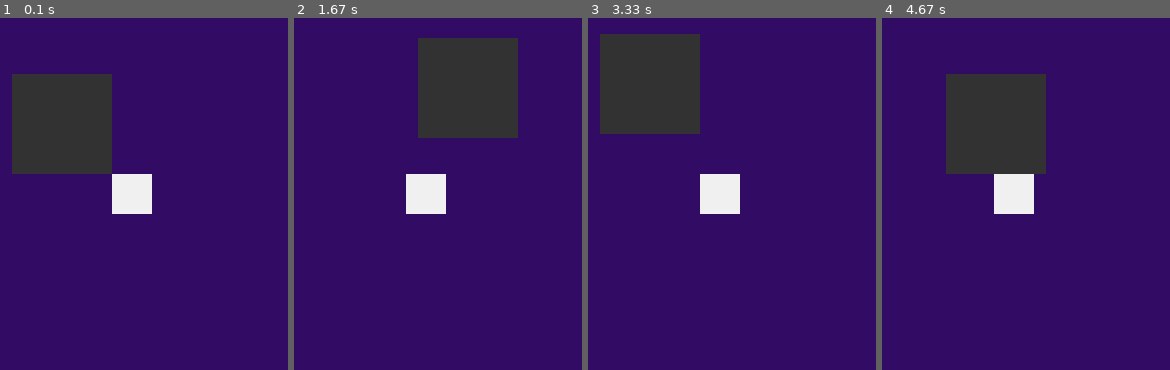
Above: before the commit, frames 1-4 (left to right).
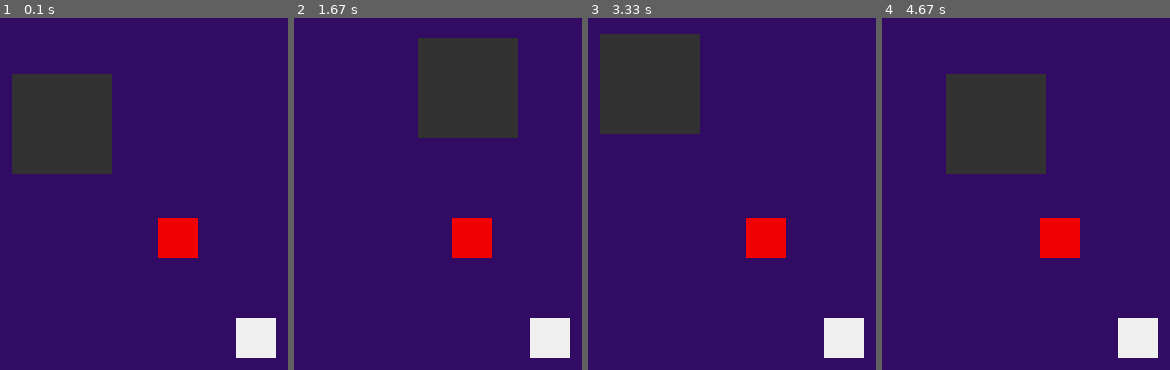
Above: after the commit, the same moments.

Repository: finnstamer/pygameInformatik
Game: pygame game, started from game.py
Same seed, same stepped clock (60 frames per second), same inputs: the game is played once before the commit and once after it.
Inputs:
- Up to frame 1 (0.1 s): no input
- Up to frame 2 (1.67 s): hold Right 0.33-0.8 s; hold Up 0.83-1.13 s; hold Right 1.17-1.63 s
- Up to frame 3 (3.33 s): hold Left 1.67-2.2 s; hold Down 2.23-2.53 s; hold Left 2.57-2.97 s; hold Up from 3 s (still down)
- Up to frame 4 (4.67 s): release Up at 3.37 s; hold Right 3.4-4.03 s; hold Down 4.07-4.43 s; hold Left from 4.47 s (still down)

The runs differ from the first frame. In frame 1, 4.7% of the frame differs, in the area x 38-96%, y 44-97%; in frame 2, 4.7%; in frame 3, 4.7%; in frame 4, 4.7%.

Commit message:
Introduced Groups of GameObjects
Function to get the nearest object in a group to a specific Vector

Diff:
--- a/base/object/GameObject.py
+++ b/base/object/GameObject.py
@@ -1,6 +1,9 @@
 from __future__ import annotations
-from typing import Tuple;
+from typing import Tuple
+from base.object.Rectangle import Rectangle;
+from settings import screen
 import pygame
+
 class GameObject():
     def __init__(self) -> None:
 
@@ -14,11 +17,12 @@
         #Internal properties
         self.solid = False
 
-    def draw(self, surface: pygame.Surface):
-        pygame.draw.rect(surface, self.color, self.rect)
+    def draw(self):
+        pygame.draw.rect(screen, self.color, self.rect)
 
     def updateRect(self):
         self.rect = pygame.Rect(self.pos.x, self.pos.y, self.width, self.height)
+        self.cRect = Rectangle().byRect(self.rect)
 
     def distanceTo(self, obj: GameObject):
         return self.pos.distance_to(obj.pos)
@@ -41,6 +45,5 @@
     def editPosBy(self, x=0, y=0):
         self.updatePos(self.getPos(x, y))
 
-
     def collidesWith(self, obj: GameObject) -> bool:
         pass
--- a/base/object/Group.py
+++ b/base/object/Group.py
@@ -1,24 +1,51 @@
+import typing
 import pygame
 from typing import Generic, List, TypeVar
+
 from base.object.GameObject import GameObject
 
-O = TypeVar('O', GameObject)
+O = TypeVar('O', bound=GameObject)
 
+# Works as manager and factory of GameObjects
 class Group(Generic[O]):
-    def __init__(self) -> None:
+    def __init__(self, name: str, constructor: O) -> None:
+        self.name = name
+        self.constructor = constructor
         self.objects: List[O] = []
 
-    def add(self, obj: O):
-        self.objects.append(obj)
+    def add(self, *obj: O):
+        self.objects = self.objects + list(obj)
+        return self
+
+    def draw(self):
+        for obj in self.objects:
+            obj.draw()
+        return self
 
     def remove(self, obj):
         self.objects.remove(obj)
+        return self
 
     def length(self):
         return len(self.objects)
 
+    def create(self, *args) -> O:
+        instance = self.constructor(args)
+        self.add(instance)
+        return
+
+    def applyOnEach(self, apply: typing.Callable):
+        for i in range(self.length()):
+            self.objects[i] = apply(self.objects[i])
+        return self
+
+    def indexOf(self, obj: O):
+        return self.objects.index(obj)
+
     def nearest(self, pos: pygame.math.Vector2) -> O:
-        pass
+        if self.length() == 0:
+            raise pygame.error(f"Group for {self.name} cannot check for nearest object. List is empty.")
+        return sorted(self.objects, key=lambda obj: obj.pos.distance_to(pos))[0]
 
     def colliding(self, pos: pygame.Vector2) -> List[O]:
         pass
--- a/base/object/Rectangle.py
+++ b/base/object/Rectangle.py
@@ -10,6 +10,7 @@
         self.lowerRight = default
         self.topLine = 0
         self.leftLine = 0
+        self.center = default
 
         self.corners = []
         self.area = 0
@@ -22,6 +23,7 @@
         self.lowerRight = pygame.Vector2(rect.bottomright)
         self.topLine = self.upperRight.x - self.upperLeft.x
         self.leftLine = self.lowerLeft.y - self.upperLeft.y
+        self.center = pygame.Vector2((self.upperLeft.x + self.upperRight.x) / 2, (self.lowerLeft.y + self.upperLeft.y) / 2)
 
         self.corners = [self.upperLeft, self.upperRight, self.lowerLeft, self.lowerRight]
         self.area = self.topLine * self.leftLine
--- a/game.py
+++ b/game.py
@@ -1,5 +1,7 @@
 import pygame
+import settings
 from pygame.constants import K_ESCAPE, K_LEFT, K_RIGHT
+from base.object.Group import Group
 from base.object.Rectangle import Rectangle
 from base.object.collision import Collision
 from base.player.Keys import Keys
@@ -17,13 +19,23 @@
 
 clock = pygame.time.Clock()
 player = Player()
-wall = Wall()
 keys = Keys()
 
 collision = Collision()
+
+wall1 = Wall()
+wall2 = Wall()
+wallGroup = Group[Wall]('walls', Wall).add(wall1, wall2)
+
+
+def setWallToWhite(wall):
+    wall.color = (240, 240, 240)
+    return wall
+
 while not done:
     clock.tick(60)
     done = pygame.key.get_pressed()[K_ESCAPE]
+    screen.fill(pygame.Color(50, 12, 100));
 
     for event in pygame.event.get():
         if event.type == pygame.KEYDOWN:
@@ -32,14 +44,21 @@
             keys.updateControlsReleased(event.key)
 
     player.move(keys)
-    screen.fill(pygame.Color(50, 12, 100));
-    wall.draw(screen)
-    player.draw(screen)
+    player.draw()
 
-    playerRec = Rectangle().byRect(player.rect)
-    wallRec = Rectangle().byRect(wall.rect)
-    collided = collision.check(wallRec, playerRec)
-    if collided:
-        pygame.draw.rect(screen, (250, 0, 0), collision.collisionRect)
+    wallGroup.applyOnEach(apply=setWallToWhite)
+
+    nearest = wallGroup.nearest(player.cRect.center)
+    nearest.color = (240, 0, 0)
+
+    wallGroup.draw()
+
+    # playerRec = Rectangle().byRect(player.rect)
+    # wallRec = Rectangle().byRect(wall.rect)
+    # collided = collision.check(wallRec, playerRec)
+    # if collided:
+    #     pygame.draw.rect(screen, (250, 0, 0), collision.collisionRect)
+
+
 
     pygame.display.flip()
--- a/objects/wall.py
+++ b/objects/wall.py
@@ -1,5 +1,6 @@
 import pygame;
 from base.object.GameObject import GameObject
+import random;
 
 
 class Wall(GameObject):
@@ -7,7 +8,7 @@
         super().__init__()
         self.solid = True
         self.color = (240, 240, 240)
-        self.pos = pygame.math.Vector2(100, 100)
+        self.pos = pygame.math.Vector2(random.randrange(50, 400), random.randrange(50, 200))
         self.width = 20
         self.height = 20
         self.updateRect()
--- /dev/null
+++ b/settings.py
@@ -0,0 +1,4 @@
+import pygame
+
+global screen
+screen = pygame.display.set_mode((480, 260))
